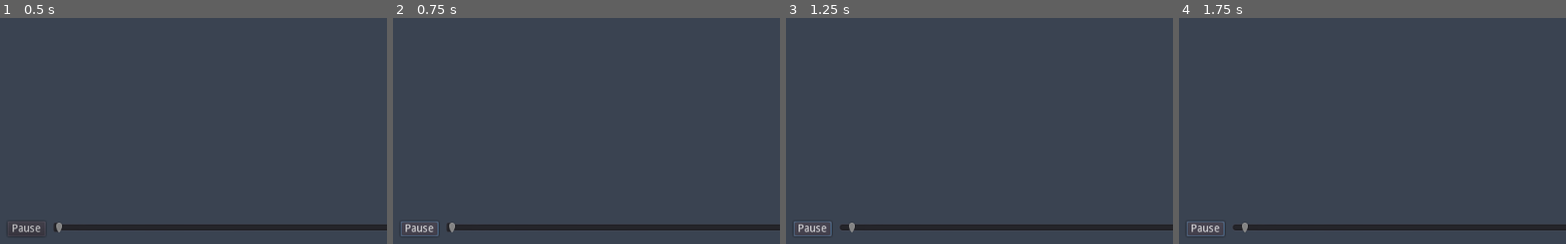
Above: before the commit, frames 1-4 (left to right).
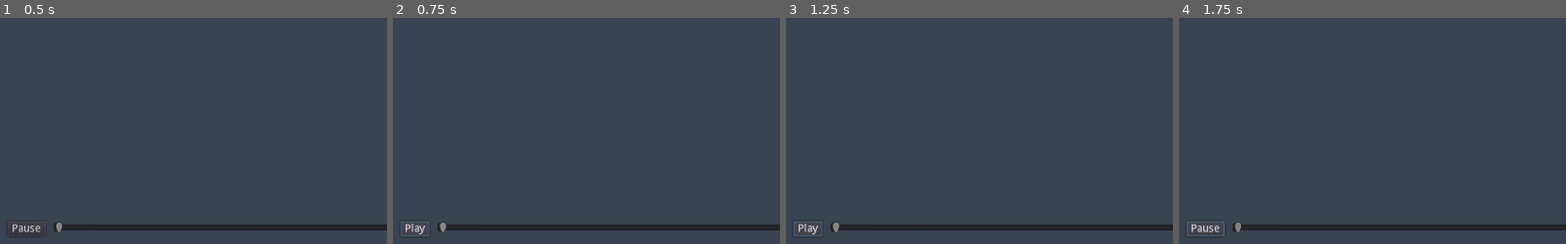
Above: after the commit, the same moments.

Repository: MechMania-27/Visualizer
Game: Godot game, scene res://Scenes/Game/Game.tscn
The game is run twice, just before and just after one commit, with the same random seed, the same clock (stepped at 60 frames per second) and the same inputs. This scene is started directly instead of the project's main scene. The engine's default icon, where the game draws it, is replaced by a stand-in: a white triangle on a blue panel in a dark square.
Inputs:
- Up to frame 1 (0.5 s): no input
- Up to frame 2 (0.75 s): click "Pause" at 0.5 s
- Up to frame 3 (1.25 s): no input
- Up to frame 4 (1.75 s): click "Pause" (after the commit: "Play") at 1.25 s
The pictures show only the part of the screen within x 0-50%, y 50-100%; the shares and areas given below are measured in that part.

Frame 1 is identical in both runs. In frame 2, 0.3% of the frame differs, in the area x 4-17%, y 90-97%; in frame 3, 0.3%; in frame 4, 0.1%.
Error in both runs: Invalid get index 'states' (on base: 'Dictionary'). (res://Scenes/Game/game.gd:25)

Commit message:
Removing what seemed to be unnecesary exports on ItemBox scene

Diff:
--- a/godot/Scenes/GUI/GUI.tscn
+++ /dev/null
@@ -1,54 +0,0 @@
-[gd_scene load_steps=2 format=2]
-
-[ext_resource path="res://Scenes/GUI/PlayerInfoUI.tscn" type="PackedScene" id=1]
-
-[node name="GUI" type="CanvasLayer"]
-
-[node name="VBoxContainer" type="VBoxContainer" parent="."]
-anchor_right = 1.0
-anchor_bottom = 1.0
-margin_left = 10.0
-margin_top = 10.0
-margin_right = -10.0
-margin_bottom = -10.0
-__meta__ = {
-"_edit_use_anchors_": false
-}
-
-[node name="PlayerInfo" parent="VBoxContainer" instance=ExtResource( 1 )]
-anchor_left = 0.0
-anchor_top = 0.0
-anchor_right = 0.0
-anchor_bottom = 0.0
-margin_right = 1004.0
-margin_bottom = 60.0
-
-[node name="Separator" type="HBoxContainer" parent="VBoxContainer"]
-margin_top = 64.0
-margin_right = 1004.0
-margin_bottom = 556.0
-size_flags_vertical = 3
-
-[node name="Controls" type="HBoxContainer" parent="VBoxContainer"]
-margin_top = 560.0
-margin_right = 1004.0
-margin_bottom = 580.0
-custom_constants/separation = 10
-
-[node name="PlayButton" type="Button" parent="VBoxContainer/Controls"]
-margin_right = 50.0
-margin_bottom = 20.0
-text = "Pause"
-__meta__ = {
-"_edit_use_anchors_": false
-}
-
-[node name="Timeline" type="HSlider" parent="VBoxContainer/Controls"]
-margin_left = 60.0
-margin_right = 1004.0
-margin_bottom = 16.0
-size_flags_horizontal = 3
-scrollable = false
-__meta__ = {
-"_edit_use_anchors_": false
-}
--- a/godot/Scenes/GUI/ItemBox.gd
+++ b/godot/Scenes/GUI/ItemBox.gd
@@ -1,22 +1,11 @@
-tool
 extends Node
 
-export var texture_node : NodePath
-export var text_node : NodePath
-export var texture_sprite : Texture setget set_texture
 
-var _texture_node : TextureRect
-var _text_node : Label
-
-
-func _ready() -> void:
-	_texture_node = get_node(texture_node)
-	_text_node = get_node(text_node)
-
+onready var _texture_node : TextureRect = $Item/TextureRect
+onready var _text_node : Label = $Item/ItemInfo
 
 
 func set_texture(t : Texture) -> void:
-	texture_sprite = t
 	if _texture_node:
 		_texture_node.texture = t
 
--- a/godot/Scenes/GUI/ItemBox.tscn
+++ b/godot/Scenes/GUI/ItemBox.tscn
@@ -1,9 +1,7 @@
-[gd_scene load_steps=4 format=2]
+[gd_scene load_steps=3 format=2]
 
 [ext_resource path="res://Scenes/GUI/ItemBox.gd" type="Script" id=2]
 [ext_resource path="res://Assets/Images/icon.png" type="Texture" id=3]
-
-[sub_resource type="StreamTexture" id=1]
 
 [node name="PanelContainer" type="PanelContainer"]
 self_modulate = Color( 0.592157, 0.592157, 0.592157, 0.686275 )
@@ -15,9 +13,6 @@
 __meta__ = {
 "_edit_use_anchors_": false
 }
-texture_node = NodePath("Item/TextureRect")
-text_node = NodePath("Item/ItemInfo")
-texture_sprite = SubResource( 1 )
 
 [node name="Item" type="HBoxContainer" parent="."]
 margin_left = 7.0
--- a/godot/Scenes/Game/Game.tscn
+++ b/godot/Scenes/Game/Game.tscn
@@ -3,7 +3,7 @@
 [ext_resource path="res://Assets/UrbanTileSet.tres" type="TileSet" id=1]
 [ext_resource path="res://Scenes/Game/game.gd" type="Script" id=2]
 [ext_resource path="res://Scenes/Game/camera.gd" type="Script" id=3]
-[ext_resource path="res://Scenes/GUI/GUI.tscn" type="PackedScene" id=4]
+[ext_resource path="res://Scenes/GUI/PlayerInfoUI.tscn" type="PackedScene" id=4]
 
 [node name="Node2D" type="Node2D"]
 script = ExtResource( 2 )
@@ -25,10 +25,61 @@
 
 [node name="Timer" type="Timer" parent="."]
 
-[node name="GUI" parent="." instance=ExtResource( 4 )]
+[node name="GUI" type="CanvasLayer" parent="."]
+
+[node name="VBoxContainer" type="VBoxContainer" parent="GUI"]
+anchor_right = 1.0
+anchor_bottom = 1.0
+margin_left = 10.0
+margin_top = 10.0
+margin_right = -10.0
+margin_bottom = -10.0
+__meta__ = {
+"_edit_use_anchors_": false
+}
+
+[node name="PlayerInfo" parent="GUI/VBoxContainer" instance=ExtResource( 4 )]
+anchor_left = 0.0
+anchor_top = 0.0
+anchor_right = 0.0
+anchor_bottom = 0.0
+margin_right = 1004.0
+margin_bottom = 60.0
+
+[node name="Separator" type="HBoxContainer" parent="GUI/VBoxContainer"]
+margin_top = 64.0
+margin_right = 1004.0
+margin_bottom = 556.0
+size_flags_vertical = 3
+
+[node name="Controls" type="HBoxContainer" parent="GUI/VBoxContainer"]
+margin_top = 560.0
+margin_right = 1004.0
+margin_bottom = 580.0
+custom_constants/separation = 10
+
+[node name="PlayButton" type="Button" parent="GUI/VBoxContainer/Controls"]
+margin_right = 50.0
+margin_bottom = 20.0
+text = "Pause"
+__meta__ = {
+"_edit_use_anchors_": false
+}
+
+[node name="Timeline" type="HSlider" parent="GUI/VBoxContainer/Controls"]
+margin_left = 60.0
+margin_right = 1004.0
+margin_bottom = 16.0
+size_flags_horizontal = 3
+scrollable = false
+__meta__ = {
+"_edit_use_anchors_": false
+}
 
 [node name="Camera" type="Camera2D" parent="."]
 anchor_mode = 0
 current = true
 script = ExtResource( 3 )
 [connection signal="timeout" from="Timer" to="." method="_on_Timer_timeout"]
+[connection signal="pressed" from="GUI/VBoxContainer/Controls/PlayButton" to="." method="_on_PlayButton_pressed"]
+[connection signal="value_changed" from="GUI/VBoxContainer/Controls/Timeline" to="." method="_on_Timeline_value_changed"]
--- a/godot/Scenes/Game/game.gd
+++ b/godot/Scenes/Game/game.gd
@@ -72,6 +72,15 @@
 		timeline.value += 1
 
 
+func get_tilemap_bounds(tilemap: TileMap) -> Rect2:
+	var bounds = tilemap.get_used_rect()
+	var cell_to_pixel = Transform2D( \
+			Vector2(tilemap.cell_size.x * tilemap.scale.x, 0), \
+			Vector2(0, tilemap.cell_size.y * tilemap.scale.y), Vector2() \
+			)
+	return Rect2(cell_to_pixel * bounds.position, cell_to_pixel * bounds.size)
+
+
 func _on_PlayButton_pressed():
 	is_paused = not is_paused
 	if is_paused:
@@ -80,11 +89,5 @@
 		play_button.text = "Pause"
 
 
-func get_tilemap_bounds(tilemap: TileMap) -> Rect2:
-	var cell_bounds = tilemap.get_used_rect()
-	var cell_to_pixel = Transform2D(Vector2(tilemap.cell_size.x * tilemap.scale.x, 0), Vector2(0, tilemap.cell_size.y * tilemap.scale.y), Vector2())
-	return Rect2(cell_to_pixel * cell_bounds.position, cell_to_pixel * cell_bounds.size)
-
-
 func _on_Timeline_value_changed(value):
 	update_state(value)
